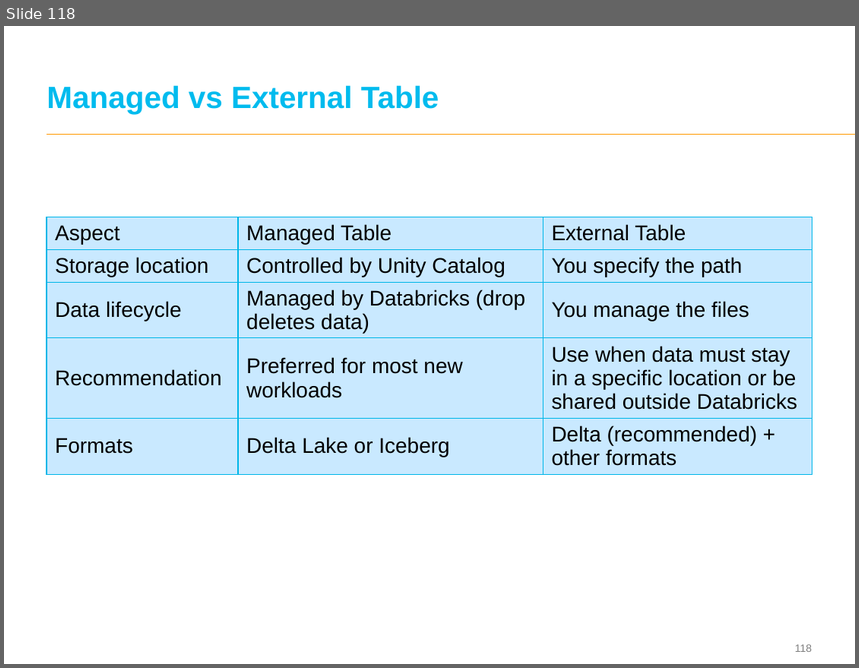
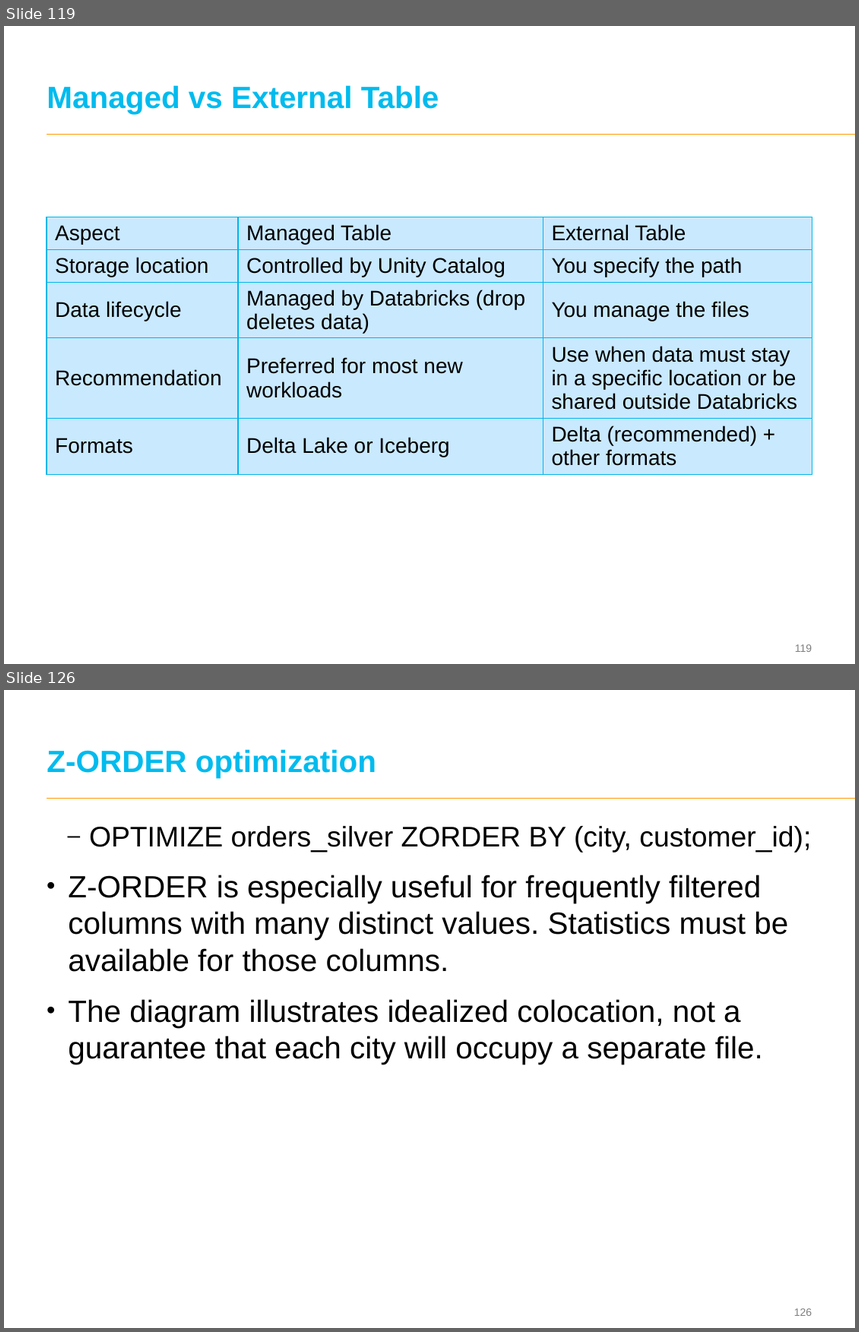
Before and after one commit to eswaribala/ltidatanov2026, a slide deck: DataAnalyticsandPlatform.pptx. Shown one above the other, each under a label of ours: slide 118 before the commit, slides 119 and 126 after it; the slides between them are not shown. The pictures are 859x668 and 859x1332 pixels, drawn with LibreOffice and Linux fonts; fonts in the diff are those of the drawing; background and template pictures are left out. Boxes give left, top, right and bottom in pixels: in the first picture for what was removed or moved away, otherwise in the second. Text is boxed around its words. In the diff, an @@ line names an element or a change of style, - is before the commit and + after.

```diff
--- a/DataAnalyticsandPlatform.pptx
+++ b/DataAnalyticsandPlatform.pptx
@@ slide 126 added at [4,690,855,1328], background #FFFFFF; not listed: 2 template elements that a slide beside it also shows @@
@@ title added at [47,749,376,778], 26 pt, text #00BBEE, bold @@
+Z-ORDER optimization
@@ text added at [68,826,811,1065], 26 pt, text #000000 @@
+  – OPTIMIZE orders_silver ZORDER BY (city, customer_id);
+• Z-ORDER is especially useful for frequently filtered columns with many distinct values. Statistics must be available for those columns.
+• The diagram illustrates idealized colocation, not a guarantee that each city will occupy a separate file.
@@ what was slide 118 is now slide 119 @@
```
Also in this commit, not shown: 2 slides changed, 19 other slides added, 1 other file.
